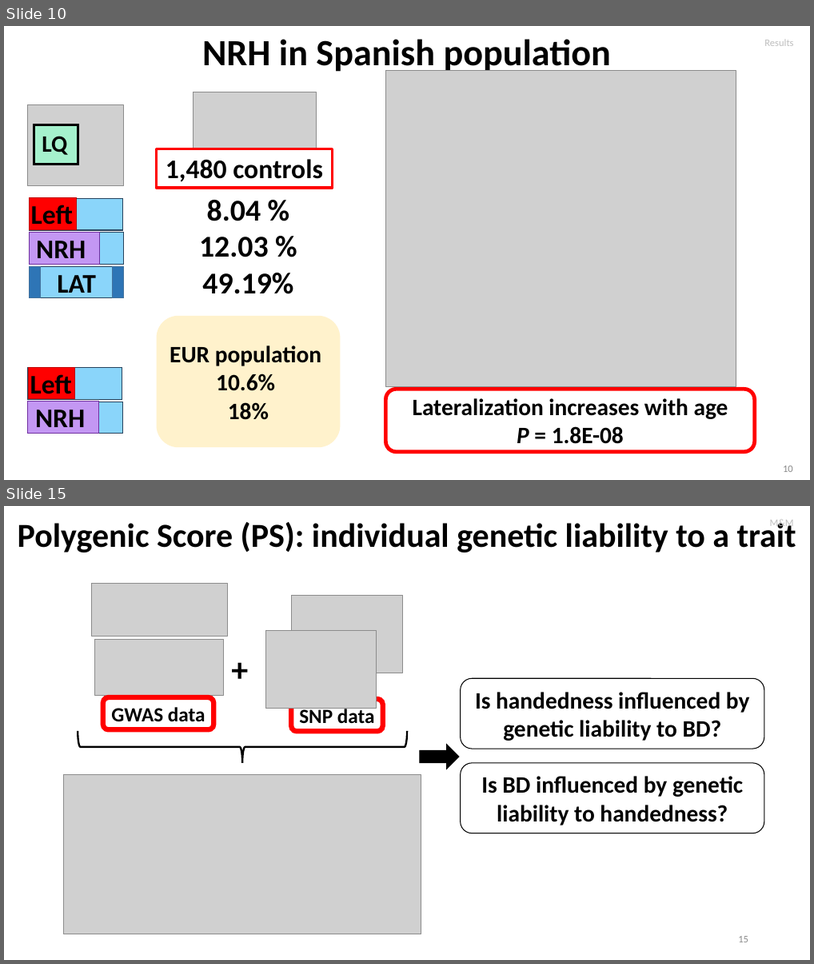
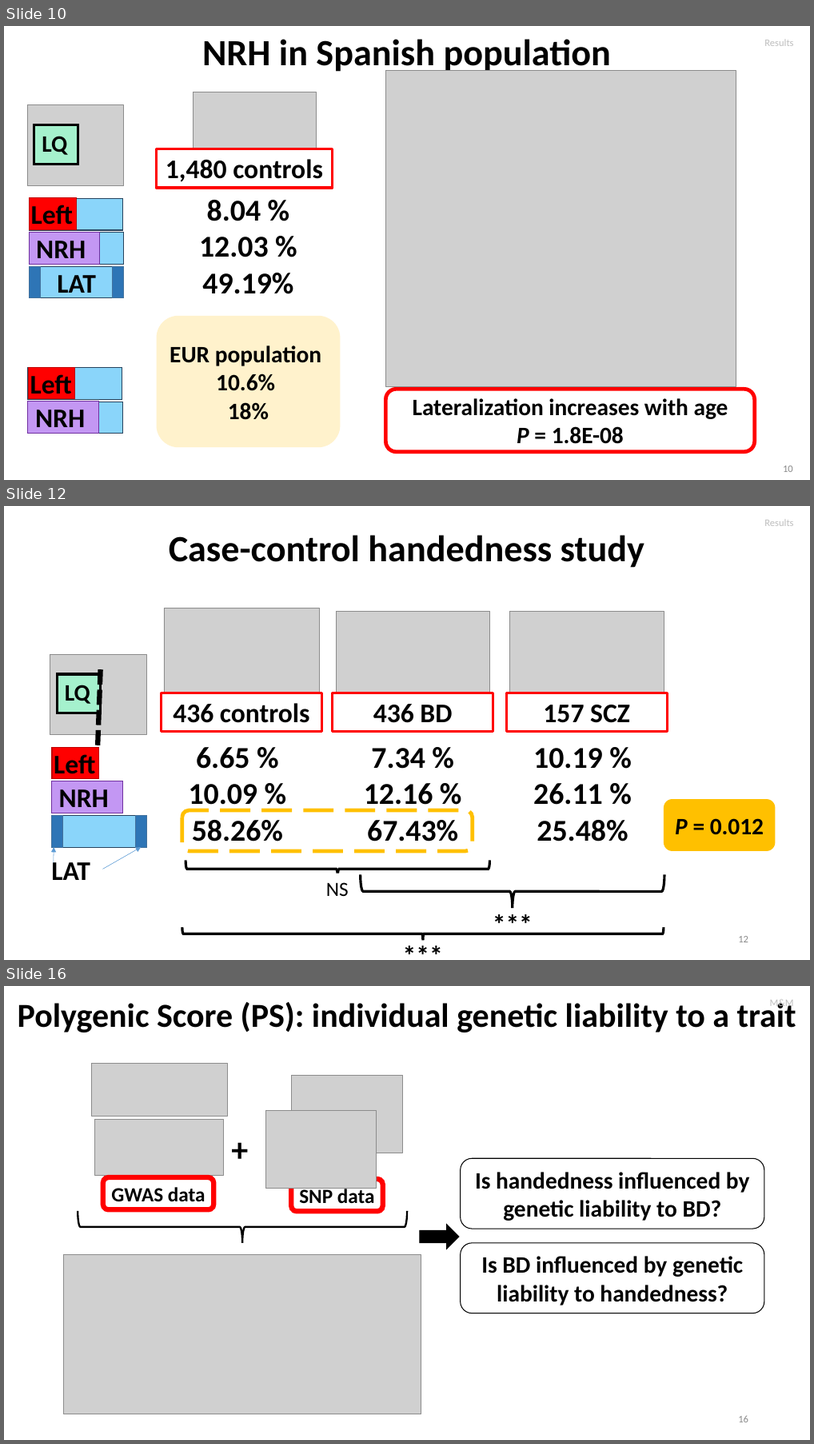
Before and after one commit to igarcia17/EHI_laterality, a slide deck: NorthSeaLateralityCongress_InesGarciaOrtiz.pptx. Shown one above the other, each under a label of ours: slides 10 and 15 before the commit, slides 10, 12 and 16 after it; the slides between them are not shown. The pictures are 814x964 and 814x1444 pixels, drawn with LibreOffice and Linux fonts; fonts in the diff are those of the drawing; grey boxes stand for pictures. Boxes give left, top, right and bottom in pixels: in the first picture for what was removed or moved away, otherwise in the second. Text is boxed around its words. In the diff, an @@ line names an element or a change of style, - is before the commit and + after.

```diff
--- a/NorthSeaLateralityCongress_InesGarciaOrtiz.pptx
+++ b/NorthSeaLateralityCongress_InesGarciaOrtiz.pptx
@@ slide 12 added at bbox=[4, 506, 810, 960], background #FFFFFF @@
@@ text added at bbox=[765, 520, 794, 526], 12 pt, text #BFBFBF @@
+Results
@@ title added at bbox=[169, 535, 645, 568], 44 pt, text #000000, bold @@
+Case-control handedness study
@@ picture added at bbox=[164, 608, 320, 728] @@
@@ picture added at bbox=[336, 612, 490, 732] @@
@@ picture added at bbox=[510, 612, 664, 732] @@
@@ picture added at bbox=[50, 654, 146, 735] @@
@@ line added from (101, 669) to (98, 747), #000000 6 pt dashed @@
@@ rectangle added at bbox=[58, 674, 101, 713], fill #A5F1CD, outline #000000 3 pt @@
@@ text added at bbox=[65, 684, 90, 704], 28 pt, text #000000, bold @@
+LQ
@@ rectangle added at bbox=[162, 693, 322, 732], fill #FFFFFF, outline #FF0000 3 pt, 32 pt, text #000000, bold @@
+436 controls
@@ rectangle added at bbox=[333, 693, 494, 732], fill #FFFFFF, outline #FF0000 3 pt, 32 pt, text #000000, bold @@
+436 BD
@@ rectangle added at bbox=[506, 693, 668, 732], fill #FFFFFF, outline #FF0000 3 pt, 32 pt, text #000000, bold @@
+157 SCZ
@@ rectangle added at bbox=[52, 747, 98, 779], fill #FF0000, outline #C00000 1 pt @@
@@ text added at bbox=[54, 754, 95, 780], 32 pt, text #000000, bold @@
+Left
@@ text added at bbox=[189, 747, 283, 841], 36 pt, text #000000, bold @@
+6.65 %
+10.09 %
+58.26%
@@ text added at bbox=[364, 748, 458, 841], 36 pt, text #000000, bold @@
+7.34 %
+12.16 %
+67.43%
@@ text added at bbox=[534, 748, 628, 841], 36 pt, text #000000, bold @@
+10.19 %
+26.11 %
+25.48%
@@ rectangle added at bbox=[52, 781, 122, 813], fill #C397F3, outline #7030A0 1 pt @@
@@ text added at bbox=[59, 789, 109, 814], 32 pt, text #000000, bold @@
+NRH
@@ rounded rectangle added at bbox=[182, 810, 473, 851], outline #FFC000 4.5 pt dashed @@
@@ rounded rectangle added at bbox=[664, 799, 776, 851], fill #FFC000, 28 pt, text #000000, bold @@
+P = 0.012
@@ group added at bbox=[51, 815, 146, 880]: 3 rectangles, 1 text @@
+LAT
@@ arrow added from (54, 862) to (54, 847), #5B9BD5 0.5 pt @@
@@ arrow added from (102, 869) to (141, 847), #5B9BD5 0.5 pt @@
@@ right brace added at bbox=[186, 860, 490, 877], outline #000000 3 pt @@
@@ text added at bbox=[326, 882, 349, 896], 24 pt, text #000000 @@
+NS
@@ right brace added at bbox=[360, 875, 665, 908], outline #000000 3 pt @@
@@ text added at bbox=[473, 904, 554, 942], 32 pt, text #000000, bold @@
+***
@@ right brace added at bbox=[182, 928, 664, 940], outline #000000 3 pt @@
@@ text added at bbox=[383, 935, 464, 960], 32 pt, text #000000, bold @@
+***
@@ page number added at bbox=[738, 936, 749, 942], 12 pt, text #8C8C8C @@
+12
@@ what was slide 15 is now slide 16 @@
```
Also in this commit, not shown: 7 slides changed.
